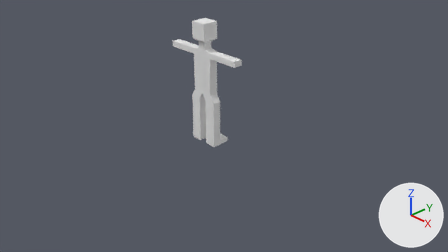
A saved change to the Blender file Assets/human.blend.
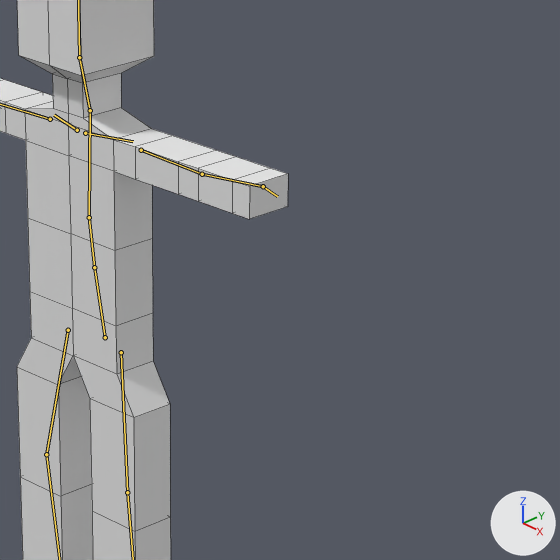
There are two pictures of each version: one from the file's camera 'Camera', one close up on the part from 42% to 65% of the width and 11% to 52% of the height. The lights are fixed; the arrows at lower right show +X, +Y and +Z. The bones that bend it are drawn over the model as lines in the close-ups. The close-ups show mesh edges as thin lines.
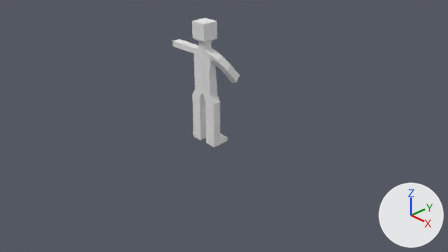
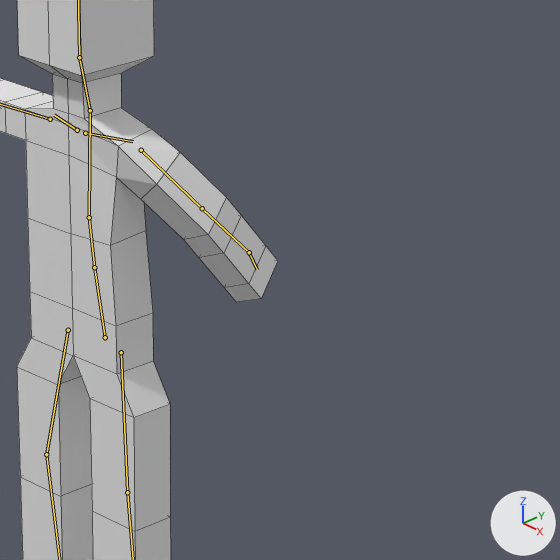
The newer file adds an action. The first version stands in its rest pose; the second is drawn at frame 10 of the action 'rightArmFor'.

Patch to the scene script:
```diff
--- a/Assets/human.blend.py
+++ b/Assets/human.blend.py
@@ bone_upper_arm_l @@
 bone_upper_arm_l = bpy.data.objects['metarig'].pose.bones['upper_arm.L']  # child of 'shoulder.L'
-bone_upper_arm_l.rotation_quaternion = (1.0, 0.0, 0.0, 0.0)  # degrees (0, 0, 0)
+bone_upper_arm_l.rotation_quaternion = (0.845, -0.197, 0.136, -0.478)  # degrees (-28, 2, -60)
@@ bone_forearm_l @@
 bone_forearm_l = bpy.data.objects['metarig'].pose.bones['forearm.L']  # child of 'upper_arm.L'
-bone_forearm_l.rotation_quaternion = (1.0, 0.0, 0.0, 0.0)  # degrees (0, 0, 0)
+bone_forearm_l.rotation_quaternion = (0.988, -0.059, -0.001, -0.142)  # degrees (-7, -1, -16)
```

Where the change shows, as pixel boxes (x1, y1, x2, y2) in the close-ups (560 x 560 px):
'Cube', posed
    before: (0, 0, 288, 560)
    after: (0, 0, 278, 560)
bone 'upper_arm.L', root to tip
    before: (141, 150) to (202, 174)
    after: (141, 150) to (202, 208)
bone 'forearm.L', root to tip
    before: (202, 174) to (263, 186)
    after: (202, 208) to (249, 252)
